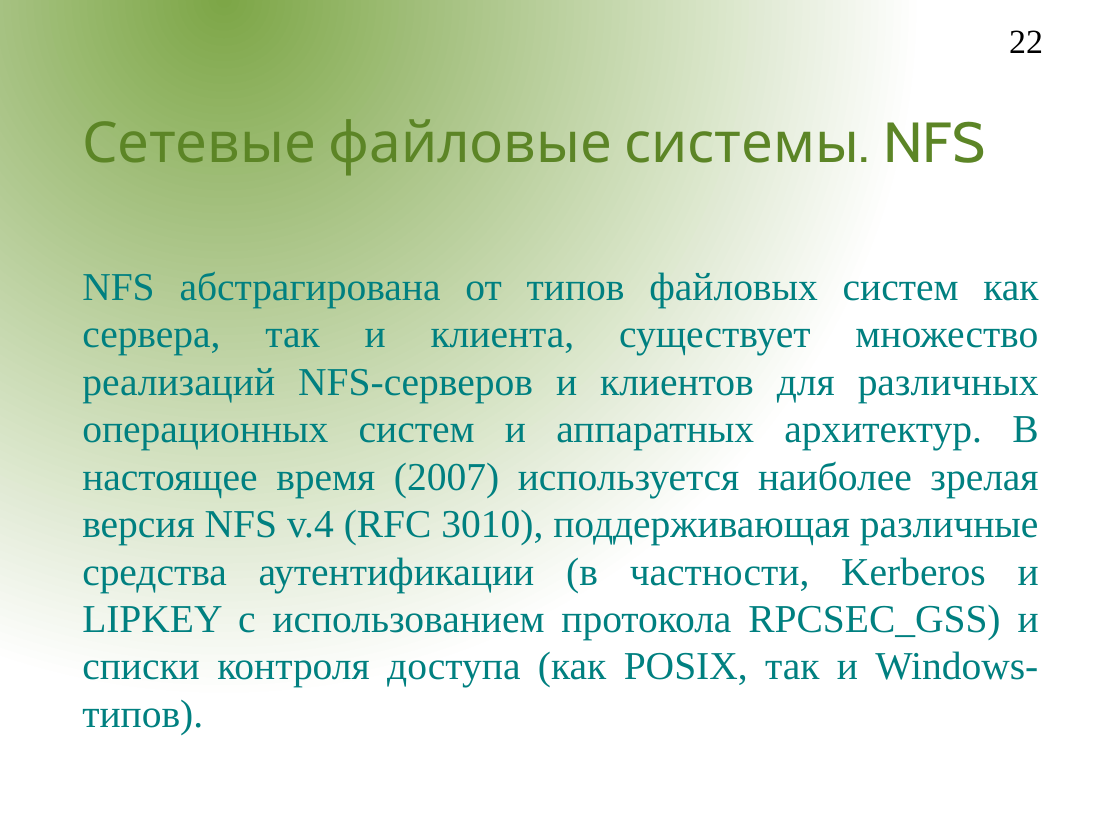
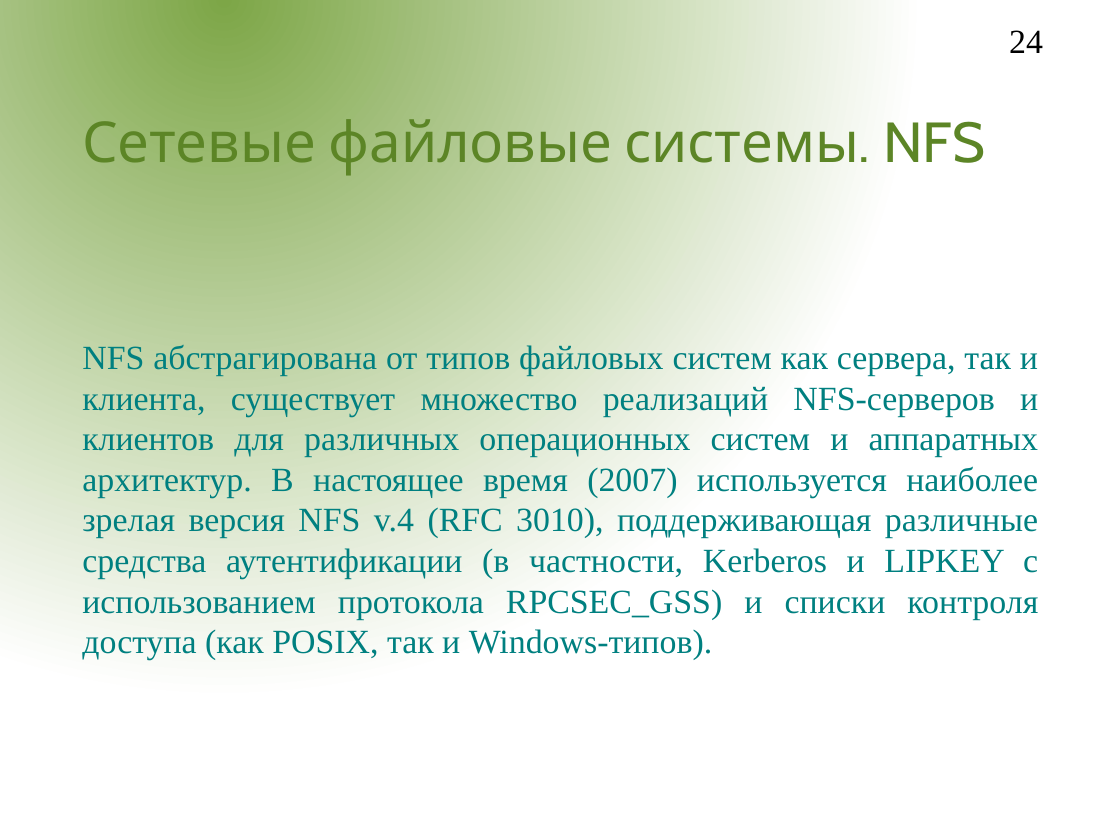
Before and after one commit to aeremenok/a-team-777, a slide deck: slide 24 of sem_9/st/fs.odp (slide 22 before the commit). Drawn at 1120x840 pixels with LibreOffice and Linux fonts; fonts in the diff are those of the drawing; background and template pictures are left out. Boxes give left, top, right and bottom in pixels: in the first picture for what was removed or moved away, otherwise in the second. Text is boxed around its words. In the diff, an @@ line names an element or a change of style, - is before the commit and + after.

```diff
--- a/sem_9/st/fs.odp
+++ b/sem_9/st/fs.odp
@@ page number at (1009,30,1043,53): text changed @@
-22
+24
@@ subtitle "NFS абстрагирована от типов файловых ..." at (82,345,1039,661): size 28 to 24 pt @@
```
Also in this commit, not shown: 8 other slides changed, 3 slides added, 1 slide removed.
